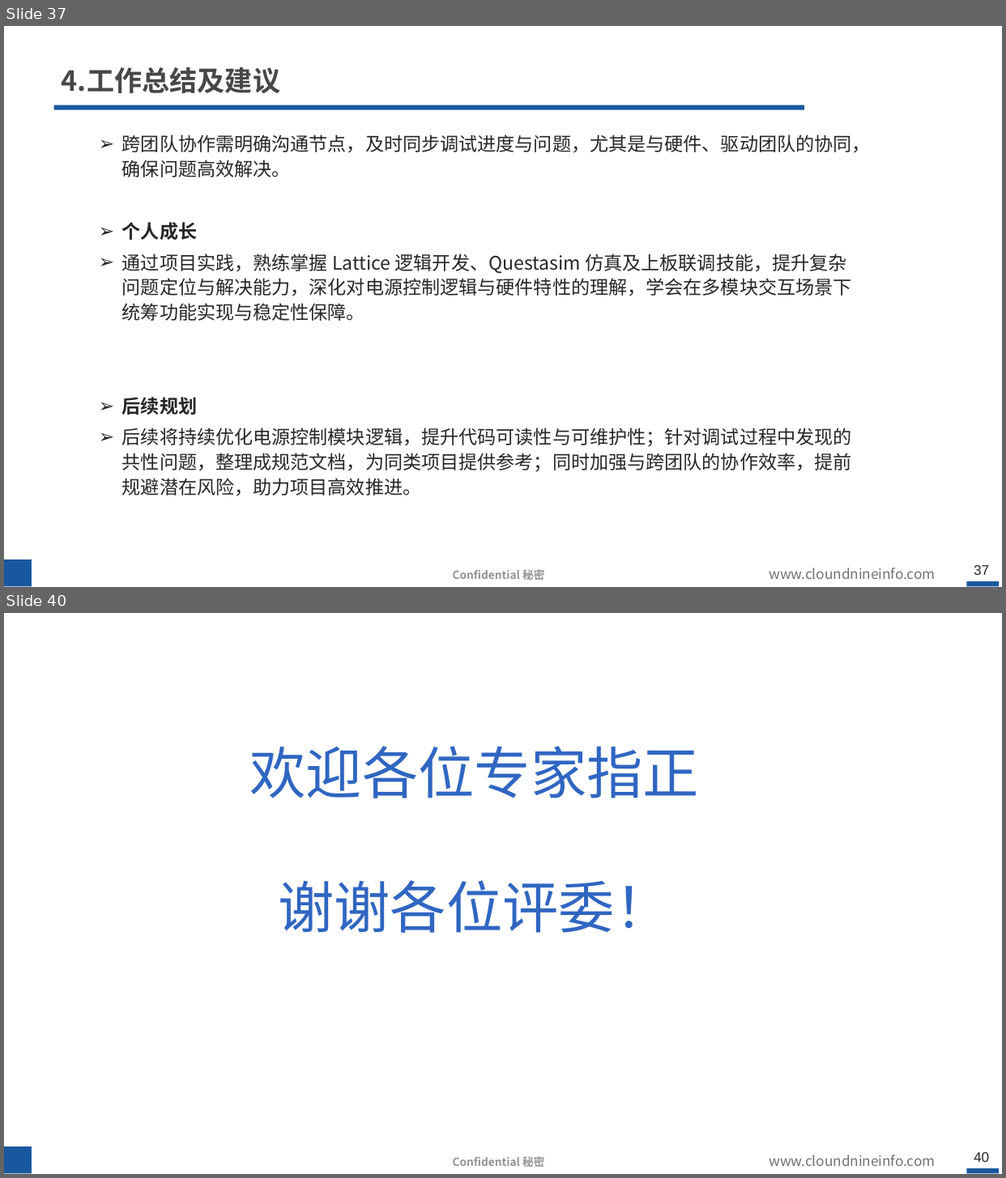
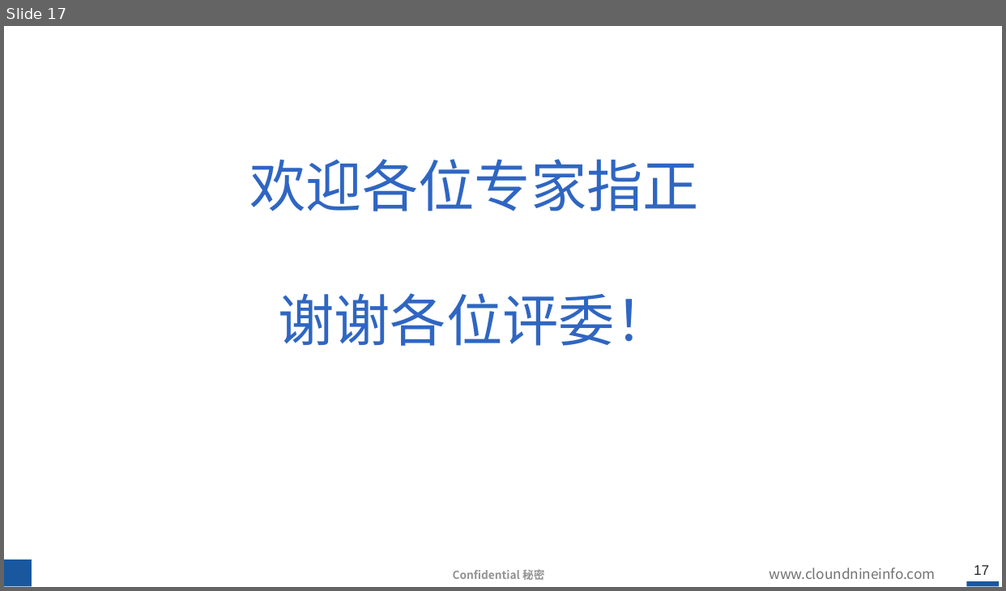
Before and after one commit to hahada-998/Tieta_code, a slide deck: 转正答辩.pptx. Shown one above the other, each under a label of ours: slides 37 and 40 before the commit, slide 17 after it; the slides between them are not shown. The pictures are 1006x1178 and 1006x591 pixels, drawn with LibreOffice and Linux fonts; fonts in the diff are those of the drawing; background and template pictures are left out. Boxes give left, top, right and bottom in pixels: in the first picture for what was removed or moved away, otherwise in the second. Text is boxed around its words. In the diff, an @@ line names an element or a change of style, - is before the commit and + after.

```diff
--- a/转正答辩.pptx
+++ b/转正答辩.pptx
@@ slide 37 removed at <box>4,26,1002,587</box>, background #FFFFFF; not listed: 5 template elements that a slide beside it also shows @@
@@ title removed at <box>62,67,280,94</box> @@
-4.工作总结及建议
@@ rectangle removed at <box>54,105,805,110</box> @@
@@ text removed at <box>122,135,871,497</box> @@
-  ➢ 跨团队协作需明确沟通节点，及时同步调试进度与问题，尤其是与硬件、驱动团队的协同，确保问题高效解决。
-  ➢ 个人成长
-  ➢ 通过项目实践，熟练掌握 Lattice 逻辑开发、Questasim 仿真及上板联调技能，提升复杂问题定位与解决能力，深化对电源控制逻辑与硬件特性的理解，学会在多模块交互场景下统筹功能实现与稳定性保障。
-  ➢ 后续规划
-  ➢ 后续将持续优化电源控制模块逻辑，提升代码可读性与可维护性；针对调试过程中发现的共性问题，整理成规范文档，为同类项目提供参考；同时加强与跨团队的协作效率，提前规避潜在风险，助力项目高效推进。
@@ what was slide 40 is now slide 17 @@
@@ page number at <box>974,565,989,575</box>: text changed @@
-40
+17
```
Also in this commit, not shown: 8 slides changed, 3 slides added, 25 other slides removed, 2 other files.
